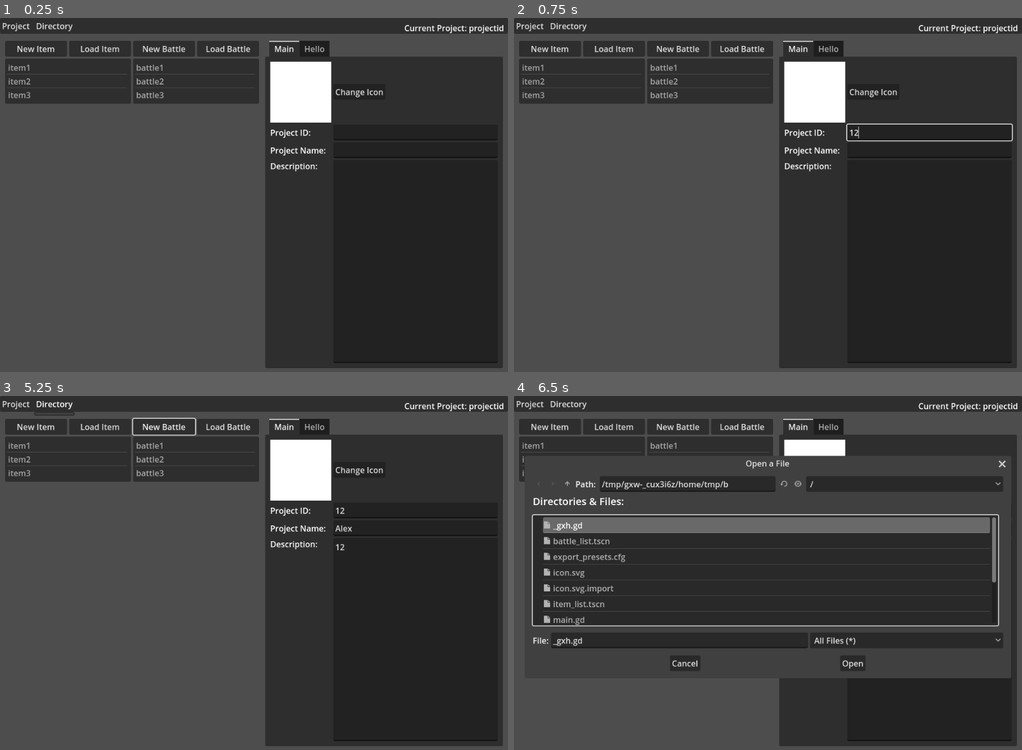
Above: before the commit, frames 1-4 (two rows, left to right).
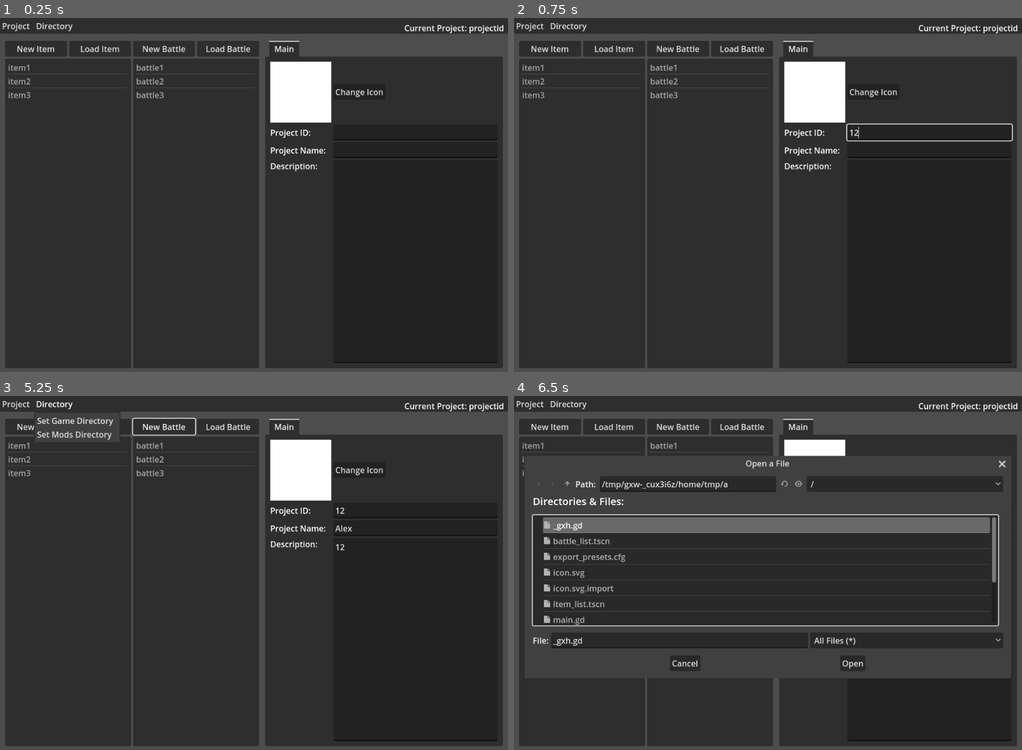
Above: after the commit, the same moments.

Repository: cndofx/defenders-quest-mod-editor
Game: Godot game, scene res://main.tscn
Same seed, same stepped clock (60 frames per second), same inputs: the game is played once before the commit and once after it.
Inputs (mouse positions are in pixels of both pictures, inside the frame that each line leads up to):
- Up to frame 1 (0.25 s): no input
- Up to frame 2 (0.75 s): click (930, 131) at 0.52 s; type "12" at 0.6 s
- Up to frame 3 (5.25 s): click (416, 526) at 0.75 s; type "Alex" at 0.83 s; click (416, 640) at 0.98 s; type "12" at 1.07 s; click "New Item" at 1.25 s; click "New Item" at 2 s; click "New Battle" at 2.75 s; click "New Battle" at 3.5 s; click "Project" at 4.25 s; click "Directory" at 5 s
- Up to frame 4 (6.5 s): click "Change Icon" at 5.75 s

The runs differ from the first frame. In frame 1, 37% of the frame differs, in the area x 1-65%, y 6-99%; in frame 2, 37%; in frame 3, 38%, in the area x 1-65%, y 4-99%; in frame 4, 10%.

Commit message:
finish main ui

Diff:
--- a/DefendersQuestModEditor/main.gd
+++ b/DefendersQuestModEditor/main.gd
@@ -12,4 +12,3 @@
 	var image = Image.load_from_file(path)
 	var texture = ImageTexture.create_from_image(image)
 	project_icon_image.texture = texture
-	print("image set")
--- a/DefendersQuestModEditor/main.tscn
+++ b/DefendersQuestModEditor/main.tscn
@@ -45,6 +45,11 @@
 [node name="DirectoryMenuButton" type="MenuButton" parent="VBoxContainer/PanelContainer/Menubar"]
 layout_mode = 2
 text = "Directory"
+item_count = 2
+popup/item_0/text = "Set Game Directory"
+popup/item_0/id = 0
+popup/item_1/text = "Set Mods Directory"
+popup/item_1/id = 1
 
 [node name="Spacer" type="Control" parent="VBoxContainer/PanelContainer/Menubar"]
 layout_mode = 2
@@ -70,7 +75,6 @@
 [node name="LeftPanel" type="VBoxContainer" parent="VBoxContainer/MarginContainer/SplitContainer"]
 custom_minimum_size = Vector2(500, 0)
 layout_mode = 2
-size_flags_vertical = 0
 
 [node name="ItemBattleRow" type="HBoxContainer" parent="VBoxContainer/MarginContainer/SplitContainer/LeftPanel"]
 layout_mode = 2
@@ -132,11 +136,6 @@
 layout_mode = 2
 size_flags_vertical = 3
 
-[node name="Hello" type="Label" parent="VBoxContainer/MarginContainer/SplitContainer/RightPanel"]
-visible = false
-layout_mode = 2
-text = "Hello"
-
 [node name="OpenImageDialog" type="FileDialog" parent="."]
 unique_name_in_owner = true
 title = "Open a File"
